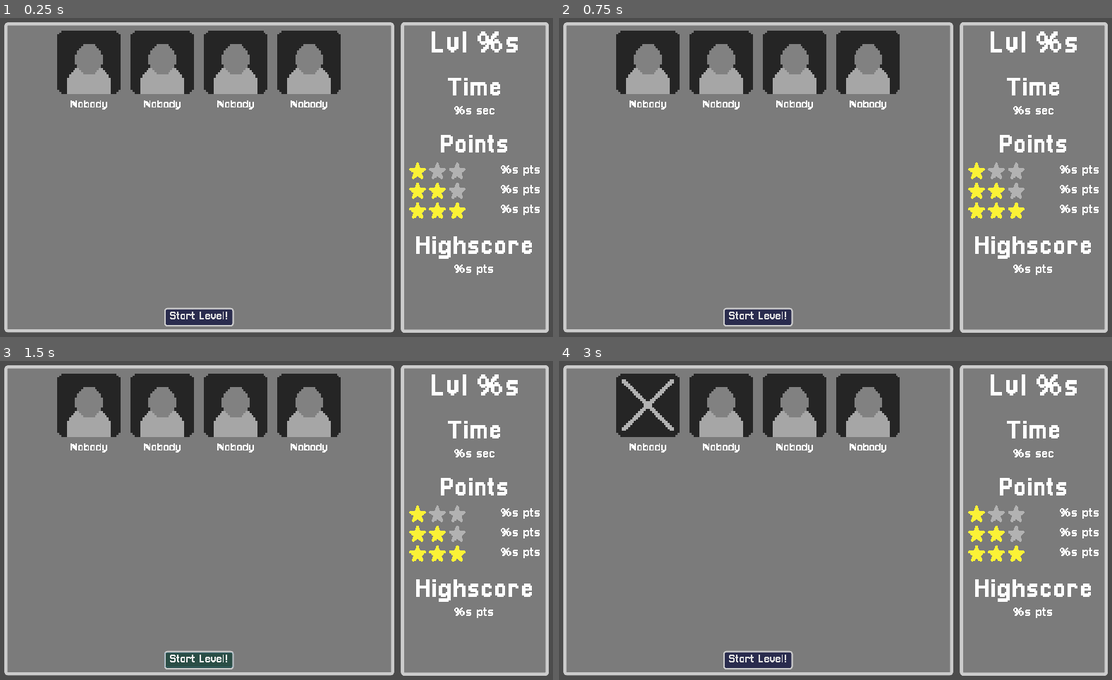
Above: before the commit, frames 1-4 (two rows, left to right).
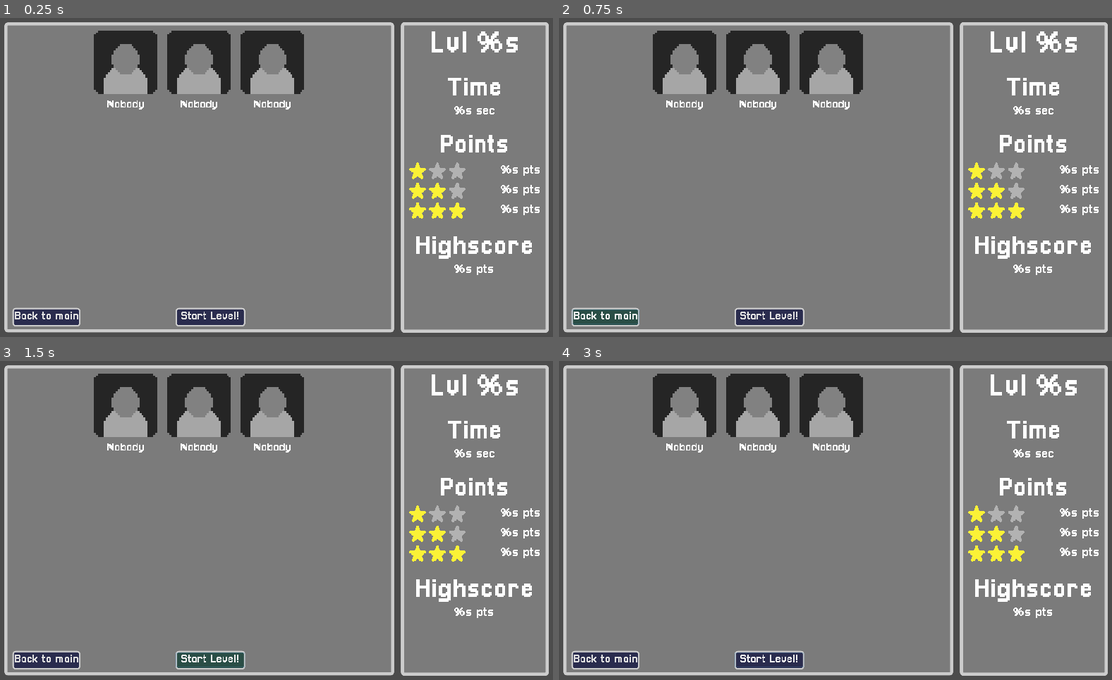
Above: after the commit, the same moments.

Repository: pastra98/DriveMeInsane
Game: Godot game, scene res://gui/before_level/BeforeLevel.tscn
Two runs of this game, one before a commit and one after it. Both use one fixed random seed, a clock stepped at 60 frames per second and the inputs below. This scene is started directly instead of the project's main scene.
Inputs (mouse positions are in pixels of both pictures, inside the frame that each line leads up to):
- Up to frame 1 (0.25 s): no input
- Up to frame 2 (0.75 s): click (603, 317) at 0.5 s, where only the run after the commit has a clickable "Back to main"
- Up to frame 3 (1.5 s): click "Start Level!" at 1.25 s
- Up to frame 4 (3 s): click "Start Level!" at 2 s; click (647, 405) at 2.77 s

The runs differ from the first frame. In frame 1, 7.6% of the frame differs, in the area x 2-62%, y 3-97%; in frame 2, 7.6%; in frame 3, 7.6%; in frame 4, 7.9%.
Error in both runs: Invalid get index 'unlocked_passengers' (on base: 'null instance'). (res://gui/gui_manager.gd:4)

Commit message:
remove a seat, add back to main button

Diff:
--- a/src/gui/before_level/passenger_picker/PassengerPicker.tscn
+++ b/src/gui/before_level/passenger_picker/PassengerPicker.tscn
@@ -52,9 +52,9 @@
 anchor_top = 0.0
 anchor_right = 0.0
 anchor_bottom = 0.0
-margin_left = 90.0
+margin_left = 164.0
 margin_top = 0.0
-margin_right = 218.0
+margin_right = 292.0
 margin_bottom = 168.0
 
 [node name="CarSeat2" parent="Panel/MarginContainer/VBoxContainer/Seats" instance=ExtResource( 2 )]
@@ -62,9 +62,9 @@
 anchor_top = 0.0
 anchor_right = 0.0
 anchor_bottom = 0.0
-margin_left = 238.0
+margin_left = 312.0
 margin_top = 0.0
-margin_right = 366.0
+margin_right = 440.0
 margin_bottom = 168.0
 
 [node name="CarSeat3" parent="Panel/MarginContainer/VBoxContainer/Seats" instance=ExtResource( 2 )]
@@ -72,19 +72,9 @@
 anchor_top = 0.0
 anchor_right = 0.0
 anchor_bottom = 0.0
-margin_left = 386.0
+margin_left = 460.0
 margin_top = 0.0
-margin_right = 514.0
-margin_bottom = 168.0
-
-[node name="CarSeat4" parent="Panel/MarginContainer/VBoxContainer/Seats" instance=ExtResource( 2 )]
-anchor_left = 0.0
-anchor_top = 0.0
-anchor_right = 0.0
-anchor_bottom = 0.0
-margin_left = 534.0
-margin_top = 0.0
-margin_right = 662.0
+margin_right = 588.0
 margin_bottom = 168.0
 
 [node name="ScrollContainer" type="ScrollContainer" parent="Panel/MarginContainer/VBoxContainer"]
@@ -113,15 +103,33 @@
 margin_top = 563.0
 margin_right = 753.0
 margin_bottom = 593.0
-alignment = 1
+
+[node name="BackToMain" type="Button" parent="Panel/MarginContainer/VBoxContainer/HBoxContainer2"]
+margin_right = 141.0
+margin_bottom = 30.0
+text = "Back to main"
+
+[node name="Control" type="Control" parent="Panel/MarginContainer/VBoxContainer/HBoxContainer2"]
+margin_left = 145.0
+margin_right = 325.0
+margin_bottom = 30.0
+size_flags_horizontal = 3
 
 [node name="StartLevel" type="Button" parent="Panel/MarginContainer/VBoxContainer/HBoxContainer2"]
-margin_left = 306.0
-margin_right = 446.0
+margin_left = 329.0
+margin_right = 469.0
 margin_bottom = 30.0
 rect_min_size = Vector2( 140, 24 )
 shortcut_in_tooltip = false
 shortcut = SubResource( 2 )
 text = "Start Level!"
 
+[node name="Control2" type="Control" parent="Panel/MarginContainer/VBoxContainer/HBoxContainer2"]
+margin_left = 473.0
+margin_right = 753.0
+margin_bottom = 30.0
+rect_min_size = Vector2( 280, 0 )
+size_flags_horizontal = 3
+
+[connection signal="button_down" from="Panel/MarginContainer/VBoxContainer/HBoxContainer2/BackToMain" to="." method="_on_BackToMain_button_down"]
 [connection signal="button_down" from="Panel/MarginContainer/VBoxContainer/HBoxContainer2/StartLevel" to="." method="_on_StartLevel_button_down"]
--- a/src/gui/before_level/passenger_picker/passenger_picker.gd
+++ b/src/gui/before_level/passenger_picker/passenger_picker.gd
@@ -42,7 +42,7 @@
             seats.get_node(seat_name).update_seat(passenger_ref)
             break
     # TODO: this whole thing can surely be done much better
-    if n_seated == 4:
+    if n_seated == seats.get_child_count():
         emit_signal("all_passengers_seated")
 
 
@@ -55,3 +55,7 @@
 func _on_StartLevel_button_down():
     # TODO: can do some checks on how many people need to be seated for lvl, grey out button before
     emit_signal("level_started")
+
+
+func _on_BackToMain_button_down():
+    GuiManager.show_main_menu()
